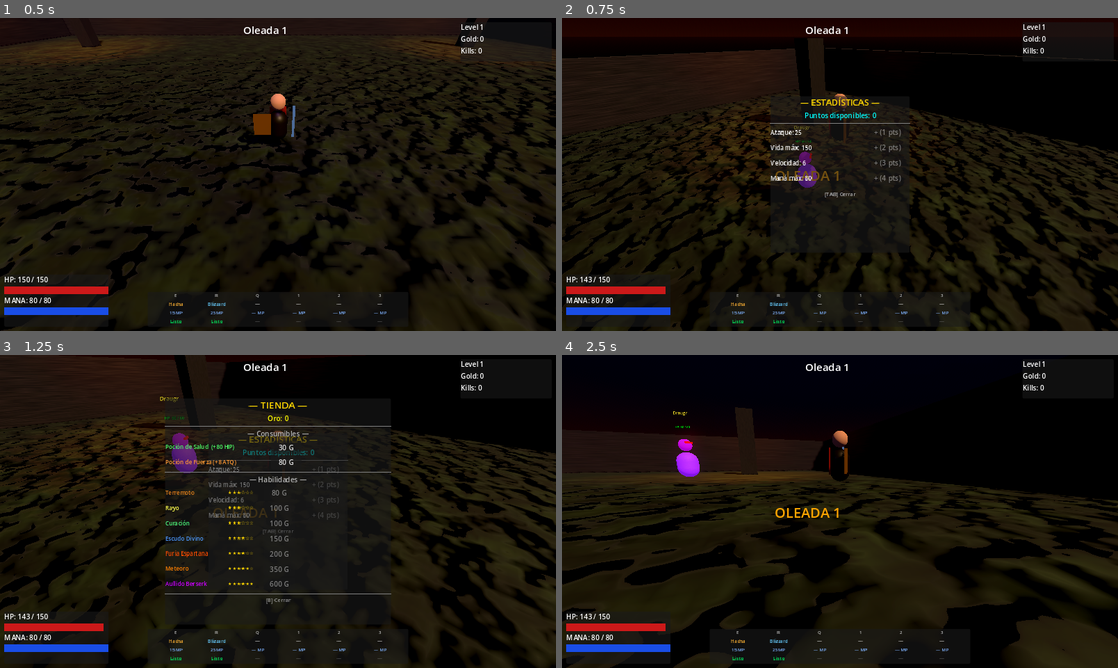
Above: before the commit, frames 1-4 (two rows, left to right).
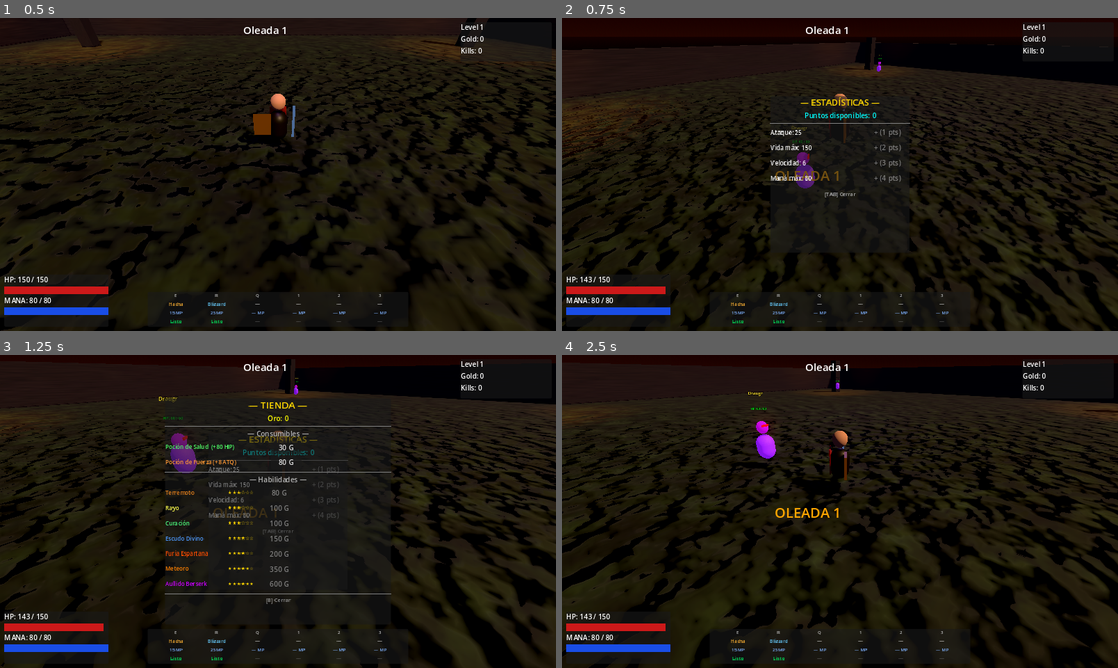
Above: after the commit, the same moments.

Repository: maicolrtu531-lab/michael
Game: Godot game, scene res://scenes/world/main.tscn
Two runs of this game, one before a commit and one after it. Both use one fixed random seed, a clock stepped at 60 frames per second and the inputs below.
Inputs (mouse positions are in pixels of both pictures, inside the frame that each line leads up to):
- Up to frame 1 (0.5 s): no input
- Up to frame 2 (0.75 s): tap Enter at 0.5 s; move the mouse to (962, 158) at 0.52 s; hold D (move_right) from 0.53 s (still down); tap Tab at 0.6 s
- Up to frame 3 (1.25 s): keep holding D (move_right); tap B at 0.8 s
- Up to frame 4 (2.5 s): move the mouse to (728, 527) at 1.27 s; release D (move_right) at 1.28 s; hold S (move_backward) 1.28-2.03 s; tap B at 1.35 s; tap I at 1.55, 2.1 s; move the mouse to (895, 442) at 2.02 s; hold D (move_right) from 2.03 s (still down); tap Tab at 2.3 s

Frame 1 is identical in both runs. In frame 2, 25% of the frame differs, in the area x 0-100%, y 7-100%; in frame 3, 21%; in frame 4, 43%, in the area x 0-100%, y 0-100%.

Commit message:
feat: 10 waves (+2 enemies/wave), mouse free on menus, input blocked while menus open
- Expand WAVES from 5 to 10: starts with 2 Draugr, grows by ~2 enemies per wave
  Wave 10 is the final with Draugr + Berserker + Baldur boss
- Add _any_menu_open() + _update_mouse_mode() in game_manager:
  sets MOUSE_MODE_VISIBLE when any menu is open, CONFINED_HIDDEN otherwise
- Set player.menu_open = true/false to block camera rotation and input while menus show
- ESC in game_manager closes all open menus and restores mouse lock instead of quitting
- Stat points per level: already +3 (confirmed, no change needed)
- Gold/EXP per kill: already wired via on_enemy_killed → gain_exp + hud.update_gold

Diff:
--- a/godot-wrath/scripts/player/player.gd
+++ b/godot-wrath/scripts/player/player.gd
@@ -49,6 +49,8 @@
 var lock_range    : float  = 14.0
 var melee_range   : float  = 2.5
 
+var menu_open   : bool  = false
+
 var _tween      : Tween = null
 var _sword_node : MeshInstance3D = null
 var _body_node  : MeshInstance3D = null
@@ -107,6 +109,8 @@
 		_shield_vfx.scale = Vector3.ONE * (1.0 + sin(_bob_timer * 3.0) * 0.05)
 
 func _input(event: InputEvent) -> void:
+	if menu_open:
+		return
 	if event is InputEventMouseMotion and not locked_target:
 		cam_yaw   -= event.relative.x * 0.003
 		cam_pitch  = clamp(cam_pitch - event.relative.y * 0.003,
--- a/godot-wrath/scripts/world/game_manager.gd
+++ b/godot-wrath/scripts/world/game_manager.gd
@@ -23,11 +23,16 @@
 const BALDUR    = preload("res://scenes/enemies/baldur_boss.tscn")
 
 var WAVES : Array = [
-	[{"type": "Draugr",    "count": 4}],
-	[{"type": "Draugr",    "count": 4}, {"type": "Berserker", "count": 2}],
-	[{"type": "Berserker", "count": 3}, {"type": "Draugr",    "count": 3}],
-	[{"type": "Draugr",    "count": 5}, {"type": "Berserker", "count": 3}],
-	[{"type": "Baldur",    "count": 1}],
+	[{"type": "Draugr",    "count": 2}],
+	[{"type": "Draugr",    "count": 3}, {"type": "Draugr",    "count": 1}],
+	[{"type": "Draugr",    "count": 3}, {"type": "Berserker", "count": 3}],
+	[{"type": "Draugr",    "count": 4}, {"type": "Berserker", "count": 4}],
+	[{"type": "Berserker", "count": 4}, {"type": "Draugr",    "count": 6}],
+	[{"type": "Draugr",    "count": 5}, {"type": "Berserker", "count": 7}],
+	[{"type": "Berserker", "count": 6}, {"type": "Draugr",    "count": 8}],
+	[{"type": "Draugr",    "count": 7}, {"type": "Berserker", "count": 9}],
+	[{"type": "Berserker", "count": 8}, {"type": "Draugr",    "count": 10}],
+	[{"type": "Draugr",    "count": 6}, {"type": "Berserker", "count": 6}, {"type": "Baldur", "count": 1}],
 ]
 
 func _ready() -> void:
@@ -68,19 +73,43 @@
 			else:
 				_start_wave(current_wave)
 
+func _any_menu_open() -> bool:
+	var sm = stats_menu and stats_menu.visible_flag
+	var sh = shop_menu  and shop_menu.visible_flag
+	var iv = inventory_menu and inventory_menu.visible_flag
+	return sm or sh or iv
+
+func _update_mouse_mode() -> void:
+	var open = _any_menu_open()
+	Input.mouse_mode = Input.MOUSE_MODE_VISIBLE if open else Input.MOUSE_MODE_CONFINED_HIDDEN
+	if player:
+		player.menu_open = open
+
 func _input(event: InputEvent) -> void:
 	if event is InputEventKey and event.pressed:
 		if event.keycode == KEY_ESCAPE:
-			get_tree().quit()
+			if _any_menu_open():
+				if stats_menu and stats_menu.visible_flag:
+					stats_menu.toggle()
+				if shop_menu and shop_menu.visible_flag:
+					shop_menu.toggle()
+				if inventory_menu and inventory_menu.visible_flag:
+					inventory_menu.toggle()
+				_update_mouse_mode()
+			else:
+				get_tree().quit()
 		elif event.keycode == KEY_TAB:
 			if stats_menu:
 				stats_menu.toggle()
+				_update_mouse_mode()
 		elif event.keycode == KEY_B:
 			if shop_menu:
 				shop_menu.toggle()
+				_update_mouse_mode()
 		elif event.keycode == KEY_I:
 			if inventory_menu:
 				inventory_menu.toggle()
+				_update_mouse_mode()
 
 func _start_wave(wave_idx: int) -> void:
 	emit_signal("wave_started", wave_idx + 1)
